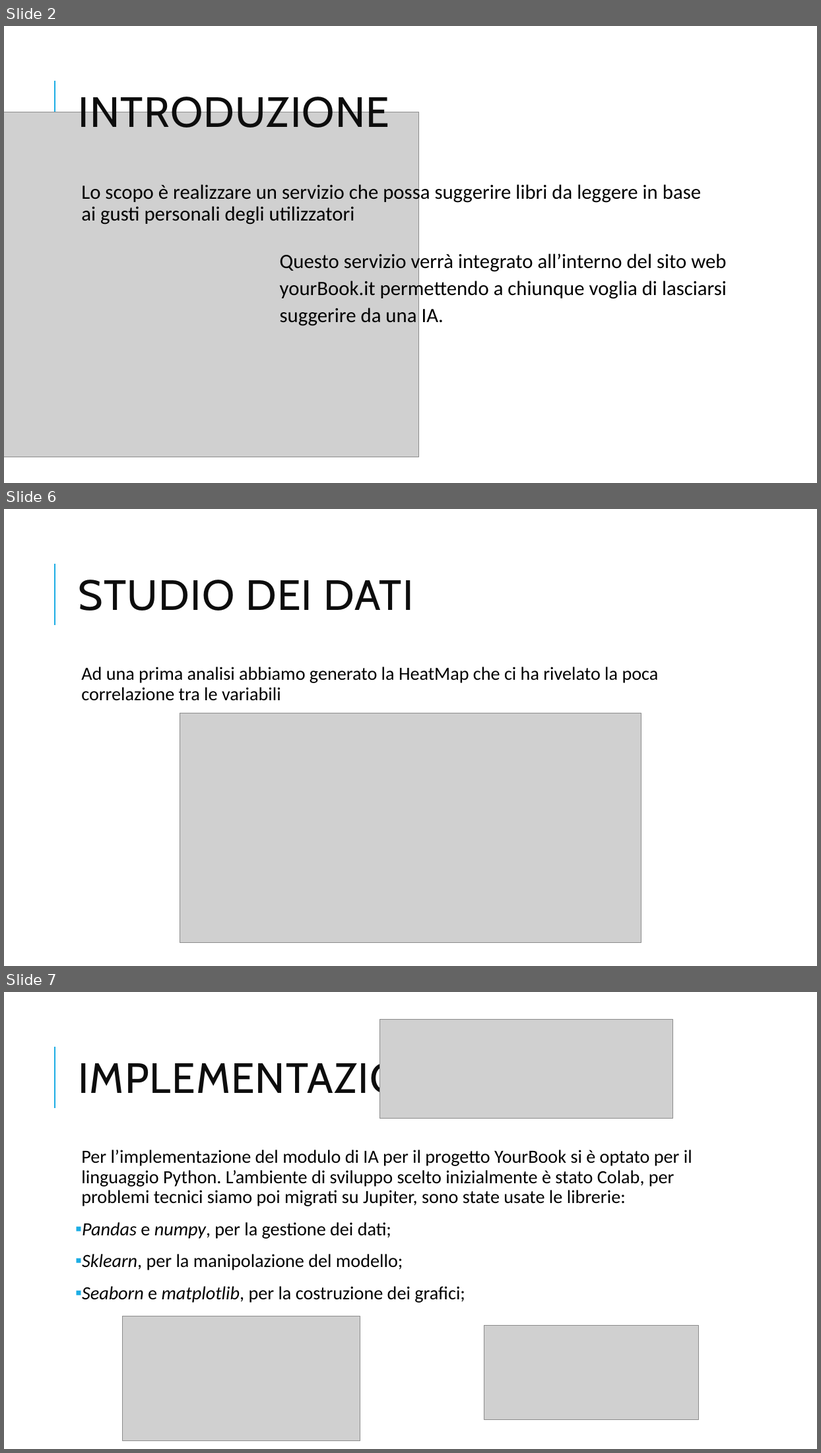
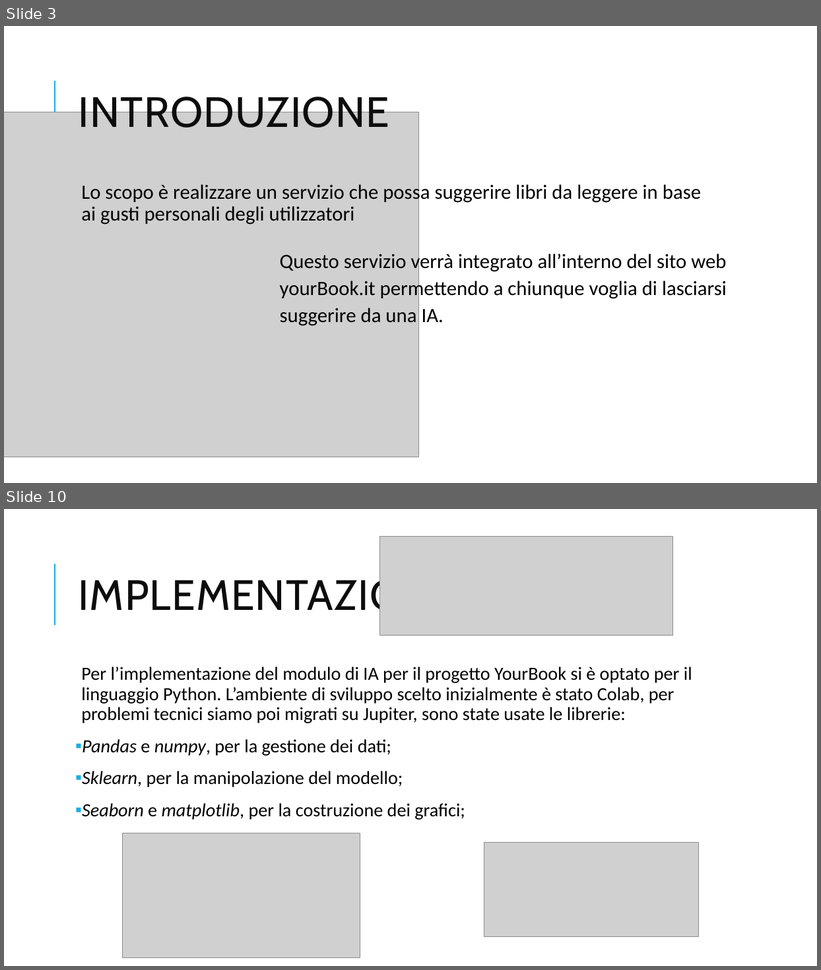
Before and after one commit to paolopetta/FIA-Yourbook, a slide deck: Modulo IA.pptx. Shown one above the other, each under a label of ours: slides 2, 6 and 7 before the commit, slides 3 and 10 after it; the slides between them are not shown. The pictures are 821x1453 and 821x970 pixels, drawn with LibreOffice and Linux fonts; fonts in the diff are those of the drawing; grey boxes stand for pictures. Boxes give left, top, right and bottom in pixels: in the first picture for what was removed or moved away, otherwise in the second. Text is boxed around its words. In the diff, an @@ line names an element or a change of style, - is before the commit and + after.

```diff
--- a/Modulo IA.pptx
+++ b/Modulo IA.pptx
@@ slide 6 removed at box(4, 509, 817, 966), background #FFFFFF; not listed: 1 template element that a slide beside it also shows @@
@@ title removed at box(79, 580, 413, 611) @@
-STUDIO DEI DATI
@@ text removed at box(81, 667, 659, 701) @@
-  Ad una prima analisi abbiamo generato la HeatMap che ci ha rivelato la poca correlazione tra le variabili
@@ picture removed at box(180, 714, 642, 943) @@
@@ what was slide 2 is now slide 3 @@
@@ what was slide 7 is now slide 10 @@
```
Also in this commit, not shown: 5 slides changed, 4 slides added.
